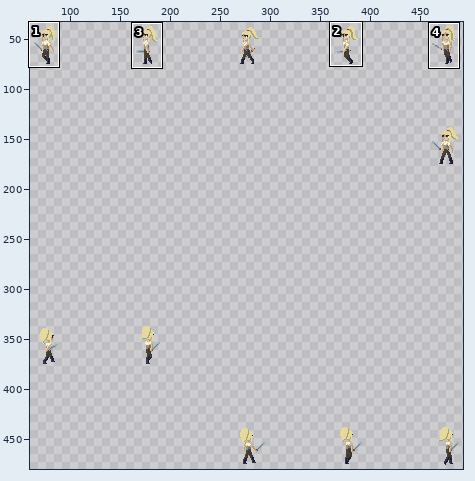
File history of a sprite sheet, Assets/Sprites/Rue/Done anims/Sword/Rue_Walk_Sword_sprite-Sheet – L a UR.png. The picture above shows the old version from afar; the outline marks the close-up.
Close-up. The starting point:
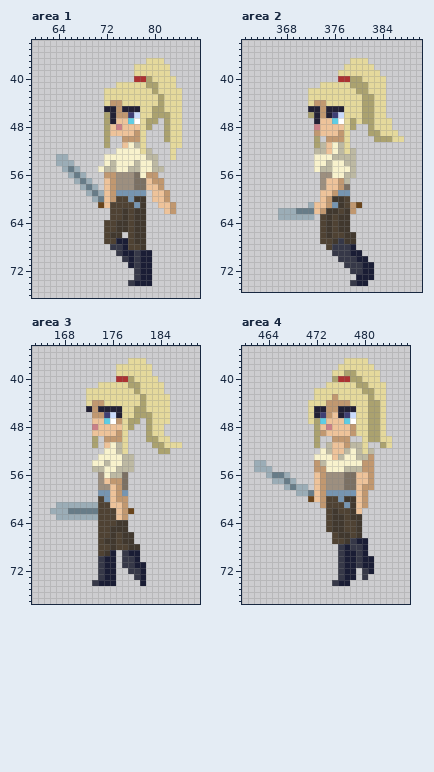
The file is 500x500 pixels. Shown: area 1: x 60..87, y 34..76; area 2: x 361..390, y 34..75; area 3: x 163..190, y 35..77; area 4: x 460..487, y 35..77. The wide view leaves out empty margins. The commit also changed other parts of the picture, which this record leaves out.
The result:
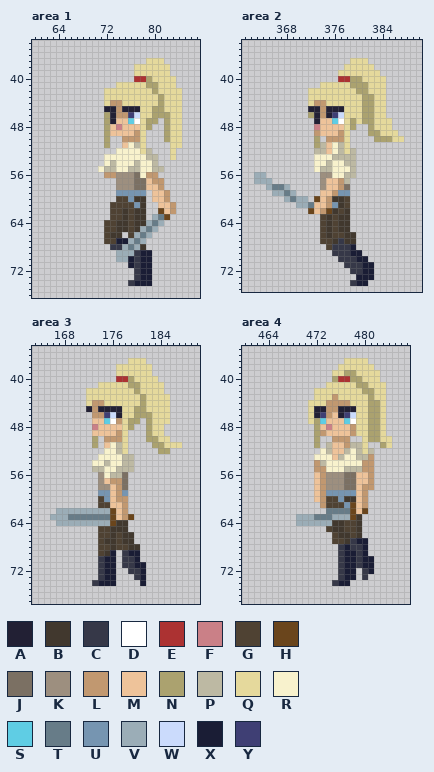
Palette (. is transparent): A #222034  B #41382e  C #363848  D #ffffff  E #ac3232  F #ca8087  G #4f4233  H #6a451c  J #7b7063  K #9d8f7f  L #c19870  M #eec39a  N #aba26f  P #bdb9a3  Q #e5d99c  R #f8f2cd  S #5fcde4  T #677c88  U #7695b1  V #9badb7  W #cbdbfc  X #1a1d35  Y #3f3f74
The exact change:
Area 1:
y 53: x 64..65 VV -> ..
y 54: x 64..66 VVV -> ...
y 55: x 65..67 VTV -> ...
y 56: x 66..68 VTV -> ...
y 57: x 67..69 VTV -> ...; x 72..73 ML -> ..
y 58: x 68..70 VTV -> ...; x 72..73 ML -> ..
y 59: x 69..73 VTVML -> .....
y 60: x 70..73 VTML -> ....
y 61: x 71..72 HM -> ..
y 62: x 81 . -> H
y 63: x 80..82 ... -> VTH
y 64: x 79..81 ... -> VTV
y 65: x 78..80 B.. -> VTV
y 66: x 77..79 BB. -> VTV
y 67: x 76..78 GBB -> VTV
y 68: x 75..77 XGG -> VTV
y 69: x 74..76 CXX -> VVV
y 70: x 74..75 .C -> VV
Area 2:
y 56: x 363..364 .. -> VV
y 57: x 363..365 ... -> VVV
y 58: x 365..368 .... -> VTTV
y 59: x 366..369 .... -> VVTV
y 60: x 368..371 .... -> VTVV; x 373 . -> H
y 61: x 370..372 ..V -> VVT; x 379..380 LH -> ..
y 62: x 367..372 VVVTTT -> .....H; x 375 B -> H; x 379 L -> .
y 63: x 367..372 VVVVVV -> ......
Area 3:
y 61: x 167..173 VVVVVVV -> .......
y 62: x 166 V -> .; x 169..176 TTTTTGGG -> VVVVVVVH; x 179 H -> .
y 63: x 166 . -> V; x 169..176 VVVVVGGG -> TTTTTTTH; x 179 . -> H
y 64: x 167..176 .......GGG -> VVVVVVVVVH
Area 4:
y 54: x 462..463 VV -> ..
y 55: x 462..464 VVV -> ...
y 56: x 464..467 VTTV -> ....
y 57: x 465..468 VVTV -> ....
y 58: x 467..470 VTVV -> ....
y 59: x 469..471 VVT -> ...
y 60: x 471 H -> .
y 61: x 478 B -> H
y 62: x 474..478 GBGGB -> TTTTH; x 480 . -> H
y 63: x 469..478 .....GBBGB -> VVVTTTVVVH
y 64: x 469..474 .....G -> VVVVVV
Boxes around the changes in both close-ups, in picture pixels (x1, y1, x2, y2):
changed: (56, 154, 170, 262)
changed: (254, 172, 332, 220)
erased: (350, 202, 362, 214)
changed: (50, 502, 134, 526)
changed: (254, 460, 368, 526)
